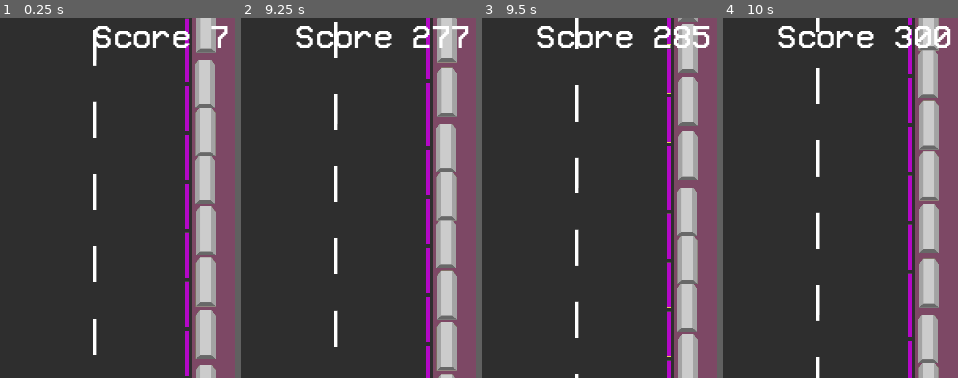
Above: before the commit, frames 1-4 (left to right).
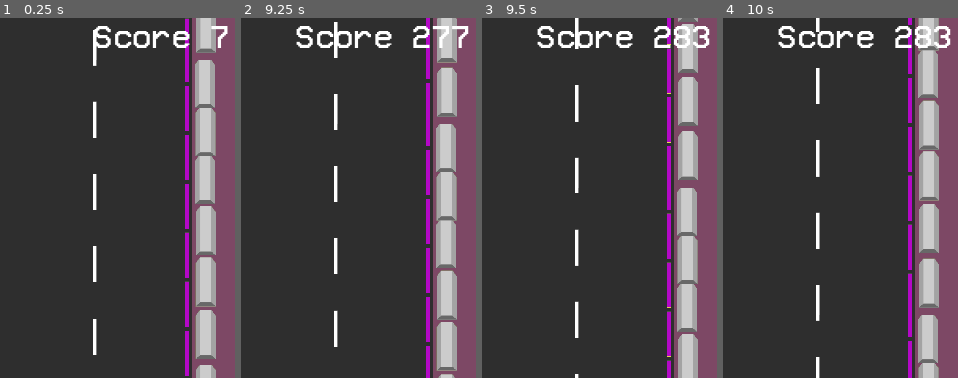
Above: after the commit, the same moments.

Repository: Maxsonin/Race-Game-for-Hackathon
Game: Godot game, scene res://scene/main/main.tscn
The game is run twice, just before and just after one commit, with the same random seed, the same clock (stepped at 60 frames per second) and the same inputs. This scene is started directly instead of the project's main scene.
Inputs:
- Up to frame 1 (0.25 s): no input
- Up to frame 2 (9.25 s): hold D (MoveRight) 0.53-1.28 s; hold A (MoveLeft) 1.28-2.03 s; hold D (MoveRight) 2.03-3.53 s; hold A (MoveLeft) 3.53-5.78 s; hold D (MoveRight) 5.78-8.03 s; hold A (MoveLeft) from 8.03 s (still down)
- Up to frame 3 (9.5 s): keep holding A (MoveLeft)
- Up to frame 4 (10 s): release A (MoveLeft) at 9.53 s; hold D (MoveRight) from 9.53 s (still down)
The pictures show only the part of the screen within x 50-100%, y 2-52%; the shares and areas given below are measured in that part.

Frames 1-2 are identical in both runs. In frame 3, 0.2% of the frame differs, in the area x 89-98%, y 2-9%; in frame 4, 0.3%, in the area x 73-98%, y 2-9%.

Commit message:
points stop adding after crash, after pressing "retry" you score doesn't shows 0

Diff:
--- a/player_car/car.gd
+++ b/player_car/car.gd
@@ -13,7 +13,8 @@
 
 # Called every frame. 'delta' is the elapsed time since the previous frame.
 func _process(delta):
-	Global.point+=30*delta
+	if can_move:
+		Global.point+=30*delta
 
 
 func _on_car_hitbox_car_got_hit() -> void:
--- a/scene/deadScreen/Controls.gd
+++ b/scene/deadScreen/Controls.gd
@@ -3,7 +3,6 @@
 @onready var scene_trasition: CanvasLayer = $"../SceneTrasition"
 
 func _on_retry_tsb_pressed():
-	Global.point = 0
 	scene_trasition.transition()
 
 
@@ -13,4 +12,5 @@
 
 
 func _on_scene_trasition_transitioned() -> void:
+	Global.point = 0
 	get_tree().change_scene_to_file("res://scene/main/main.tscn")
